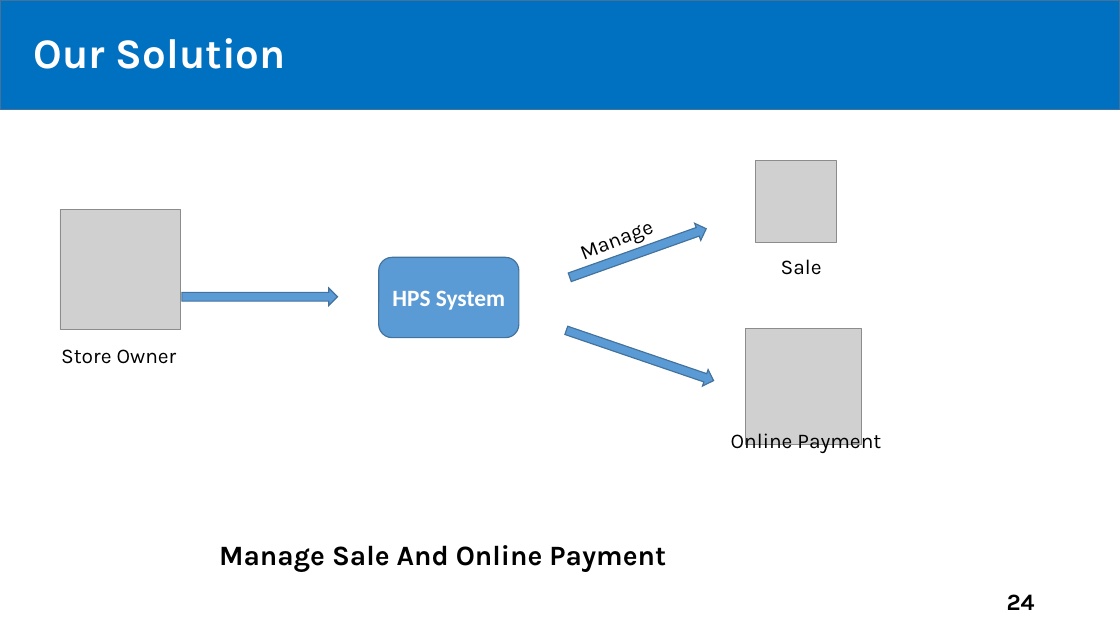
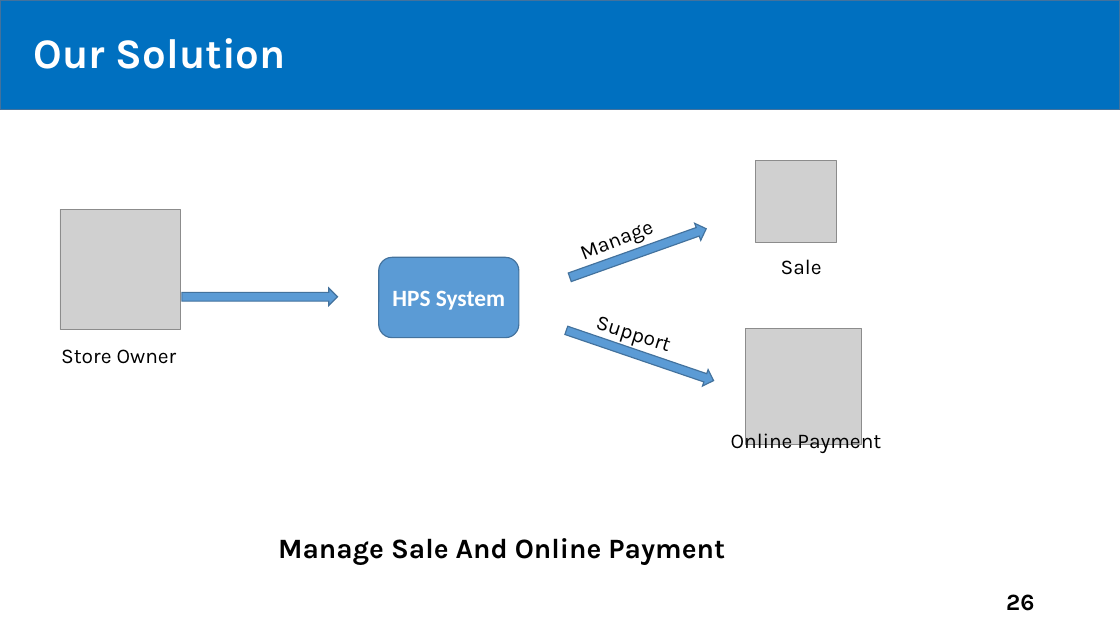
Before and after one commit to tiendan3108/CP, a slide deck: slide 26 of Source/Presentation/PreFinalPresentation.pptx (slide 24 before the commit). Drawn at 1120x630 pixels with LibreOffice and Linux fonts; fonts in the diff are those of the drawing; grey boxes stand for pictures. Boxes give left, top, right and bottom in pixels: in the first picture for what was removed or moved away, otherwise in the second. Text is boxed around its words. In the diff, an @@ line names an element or a change of style, - is before the commit and + after.

Commit message:
update

```diff
--- a/Source/Presentation/PreFinalPresentation.pptx
+++ b/Source/Presentation/PreFinalPresentation.pptx
@@ text added at [584, 303, 793, 396], 18 pt, text #000000 @@
+Support
@@ text "Manage Sale And Online Payment": place and size @@
-text "Manage Sale And Online Payment" at [219, 545, 666, 572]
+text "Manage Sale And Online Payment" at [278, 538, 725, 564]
@@ page number at [1006, 594, 1034, 611]: text changed @@
-24
+26
```
Also in this commit, not shown: 5 other slides changed, 20 slides added.
